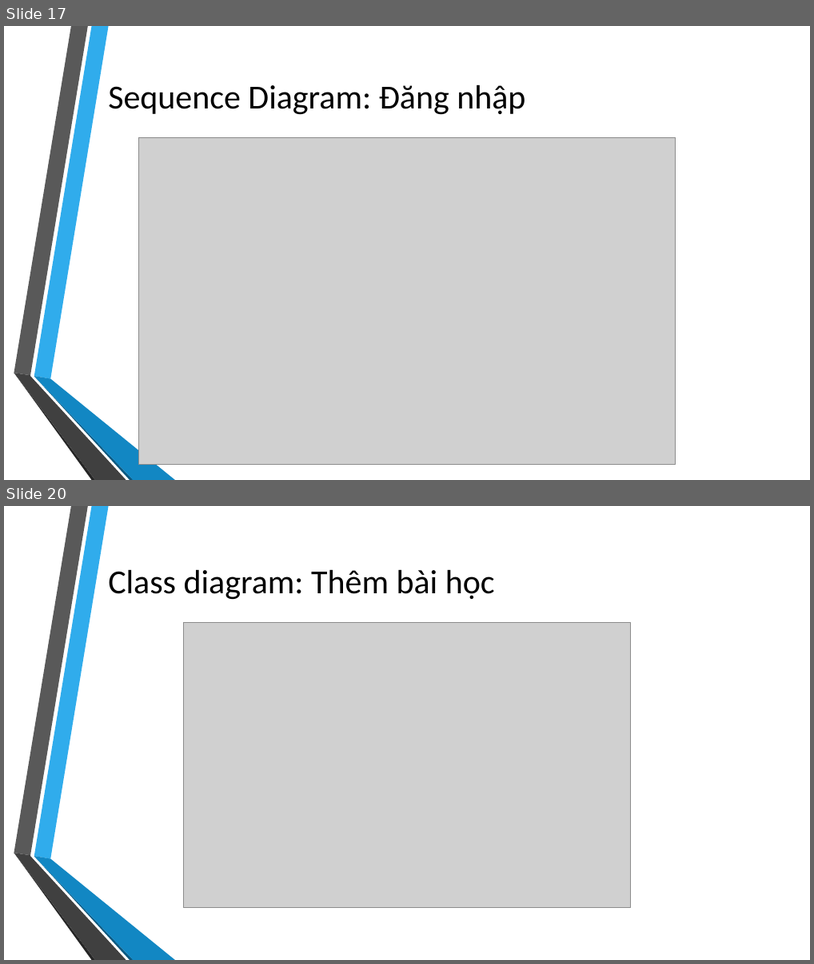
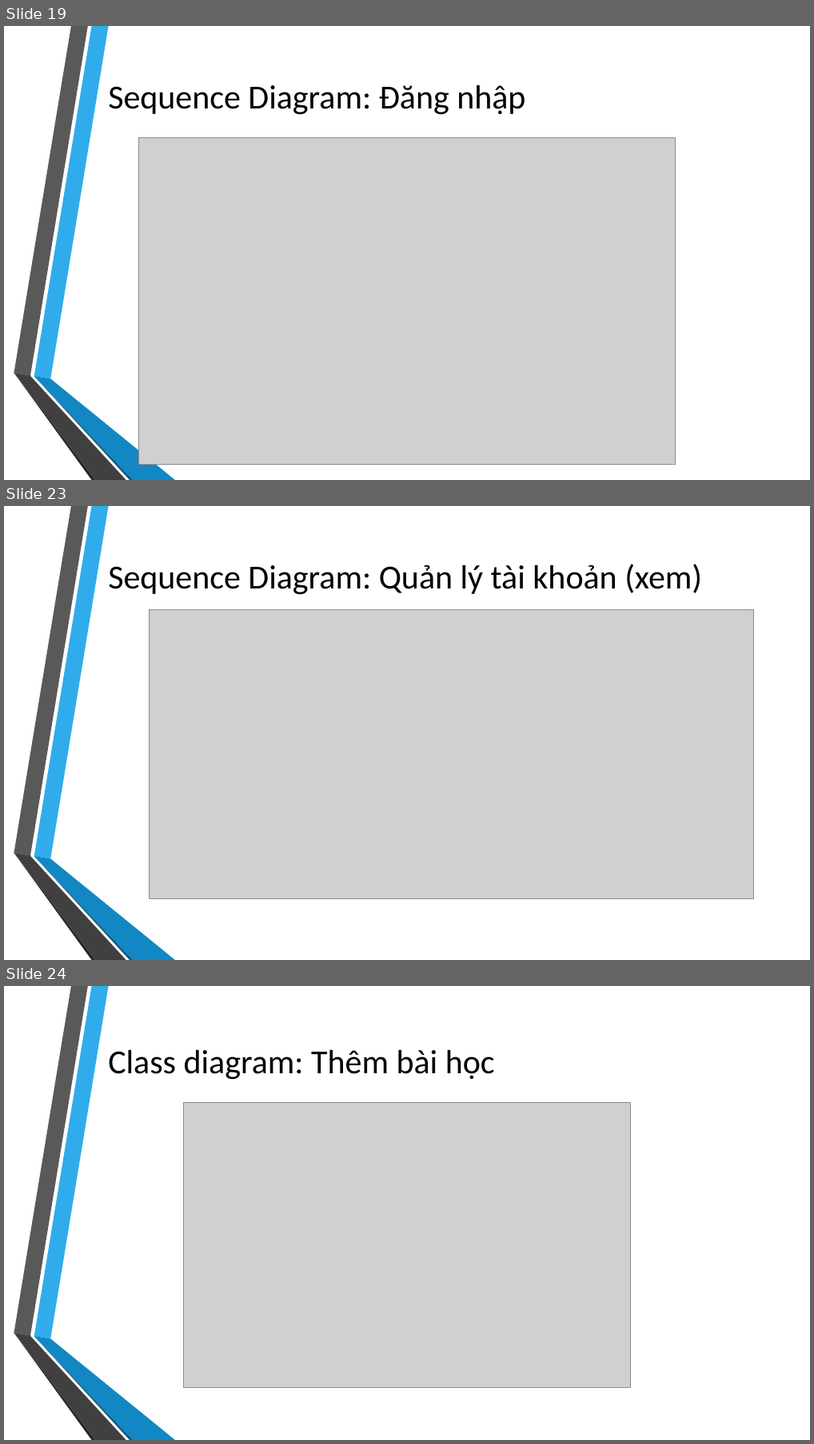
Before and after one commit to takiet60/SoftwareEngineering, a slide deck: CNPM.pptx. Shown one above the other, each under a label of ours: slides 17 and 20 before the commit, slides 19, 23 and 24 after it; the slides between them are not shown. The pictures are 814x964 and 814x1444 pixels, drawn with LibreOffice and Linux fonts; fonts in the diff are those of the drawing; grey boxes stand for pictures; background and template pictures are left out. Boxes give left, top, right and bottom in pixels: in the first picture for what was removed or moved away, otherwise in the second. Text is boxed around its words. In the diff, an @@ line names an element or a change of style, - is before the commit and + after.

```diff
--- a/CNPM.pptx
+++ b/CNPM.pptx
@@ slide 23 added at [4, 506, 810, 960], background picture (left out); not listed: 6 template elements that a slide beside it also shows @@
@@ title added at [108, 564, 702, 595], 40 pt, text #000000 @@
+Sequence Diagram: Quản lý tài khoản (xem)
@@ picture added at [149, 609, 754, 898] @@
@@ what was slide 17 is now slide 19 @@
@@ what was slide 20 is now slide 24 @@
```
Also in this commit, not shown: 5 slides changed, 3 other slides added, 1 other file.
